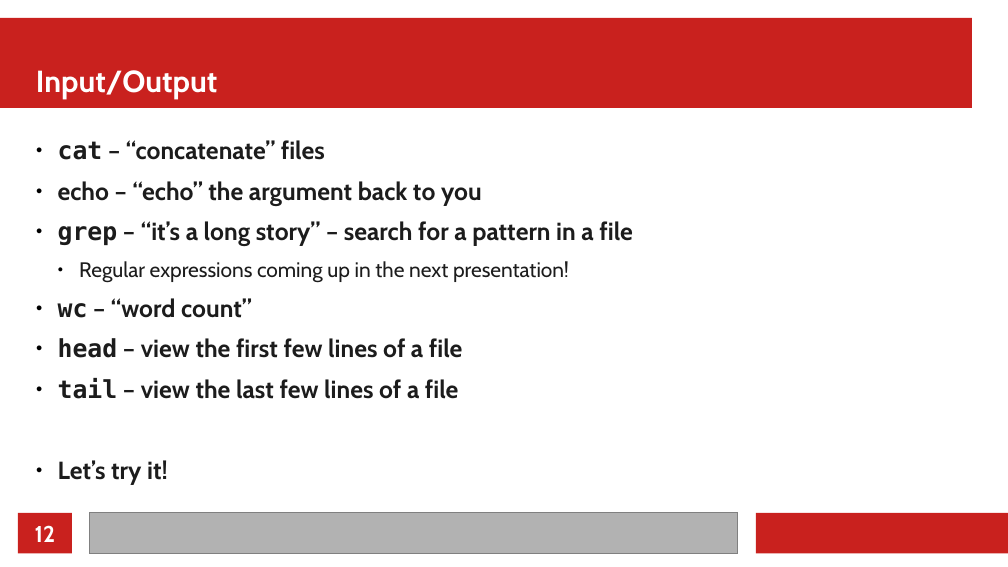
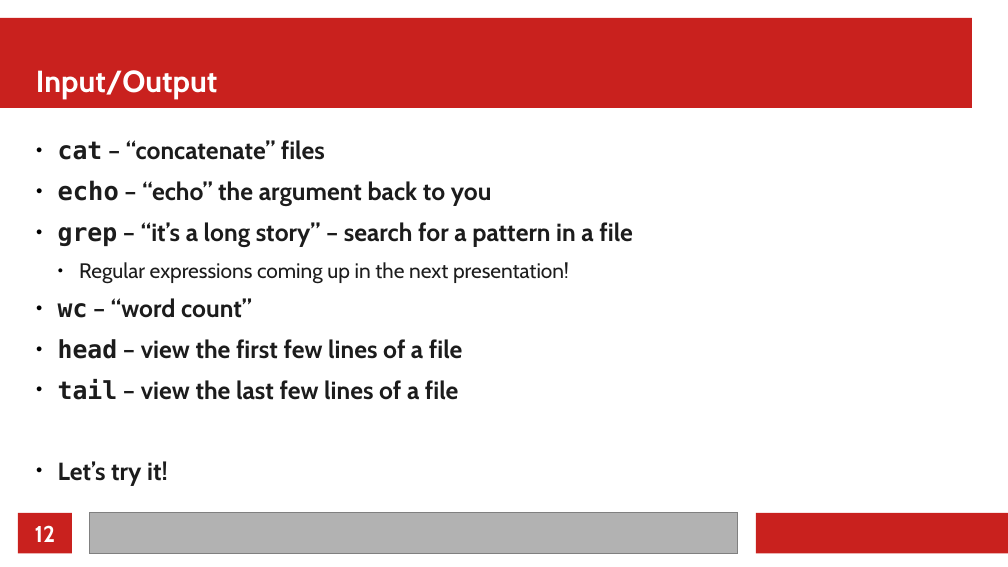
Before and after one commit to MarkusG/UCI-Slides, a slide deck: slide 12 of CLI.odp. Drawn at 1008x567 pixels with LibreOffice and Linux fonts; fonts in the diff are those of the drawing. Boxes give left, top, right and bottom in pixels: in the first picture for what was removed or moved away, otherwise in the second. Text is boxed around its words. In the diff, an @@ line names an element or a change of style, - is before the commit and + after.

```diff
--- a/CLI.odp
+++ b/CLI.odp
@@ text at [58,180,492,206]: size 19.5 to 20 pt, font Cabin to DejaVu Sans Mono in "echo" @@
```
Also in this commit, not shown: 1 other slide changed, 24 other files.
